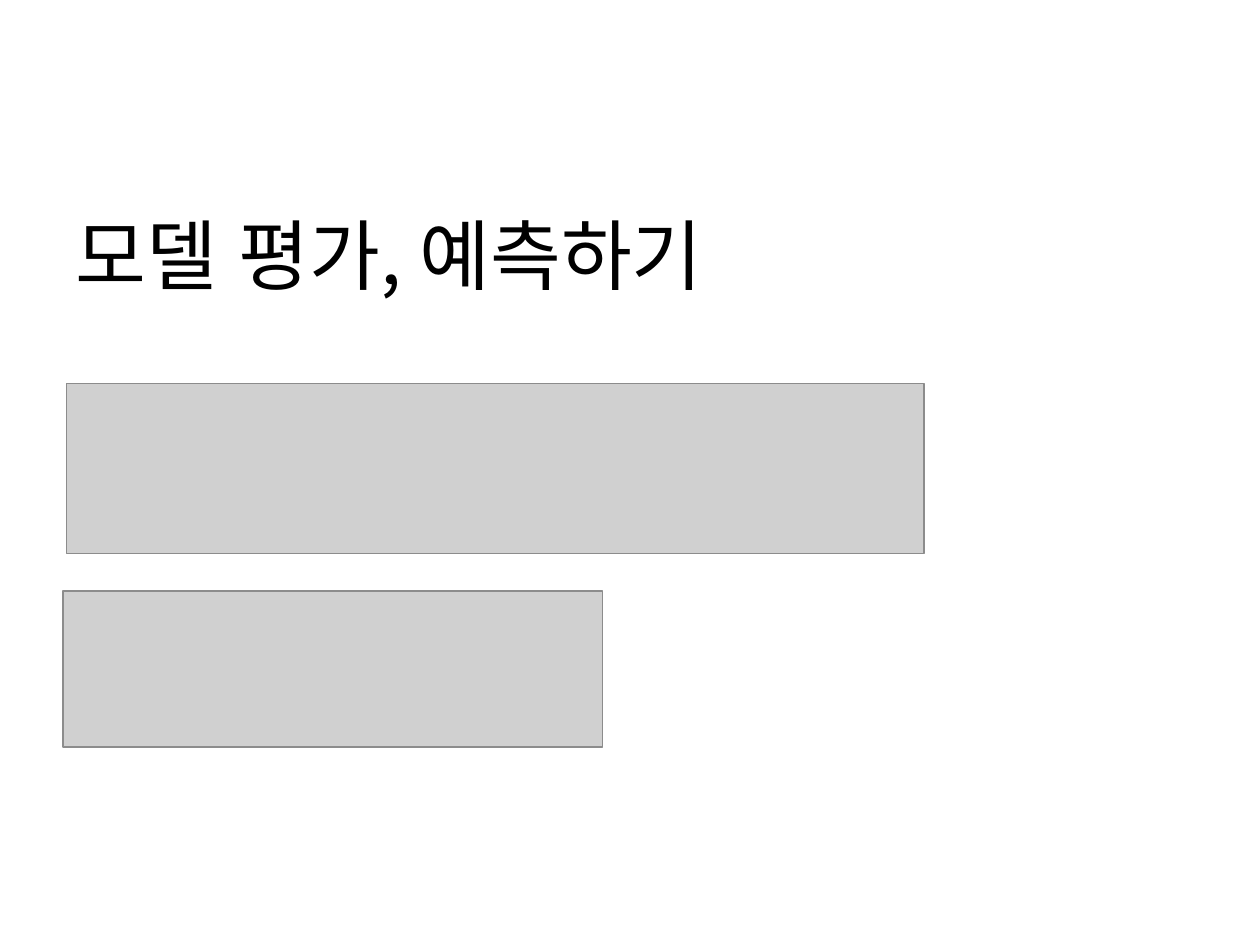
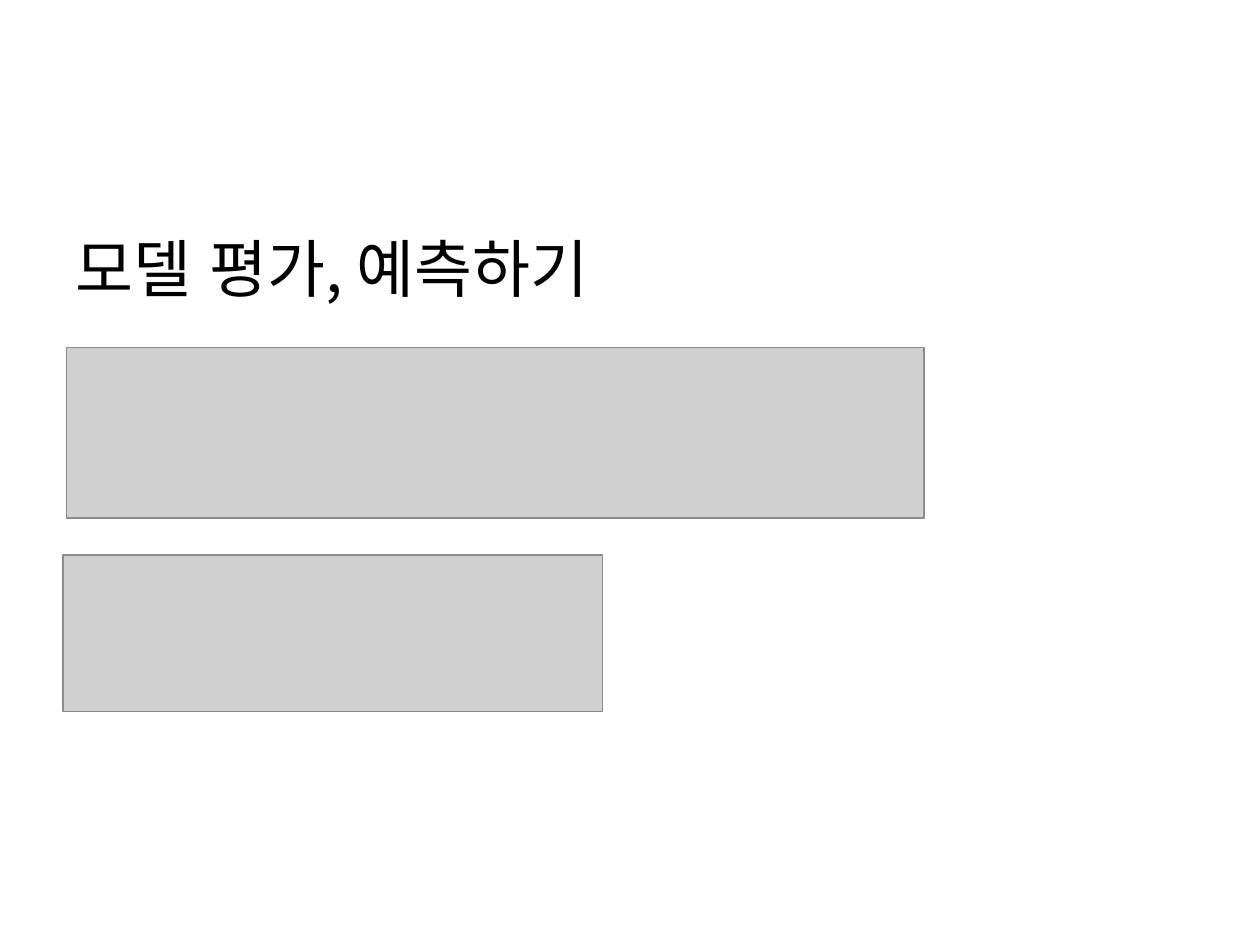
Before and after one commit to WasVelinn/1stPerSonalProjecT, a slide deck: slide 36 of 프레젠테이션1.pptx (slide 33 before the commit). Drawn at 1260x945 pixels with LibreOffice and Linux fonts; fonts in the diff are those of the drawing; grey boxes stand for pictures. Boxes give left, top, right and bottom in pixels: in the first picture for what was removed or moved away, otherwise in the second. Text is boxed around its words. In the diff, an @@ line names an element or a change of style, - is before the commit and + after.

```diff
--- a/프레젠테이션1.pptx
+++ b/프레젠테이션1.pptx
@@ title "모델 평가, 예측하기": place and size @@
-title "모델 평가, 예측하기" at [76, 220, 702, 299]
+title "모델 평가, 예측하기" at [76, 239, 589, 304]
@@ title "모델 평가, 예측하기" at [76, 239, 589, 304]: size 44 to 36 pt @@
@@ picture: place and size @@
-picture at [67, 383, 924, 553]
+picture at [67, 348, 924, 518]
@@ picture: place and size @@
-picture at [63, 591, 602, 747]
+picture at [63, 556, 602, 712]
```
Also in this commit, not shown: 17 other slides changed, 4 slides added, 1 slide removed, 18 other files.
